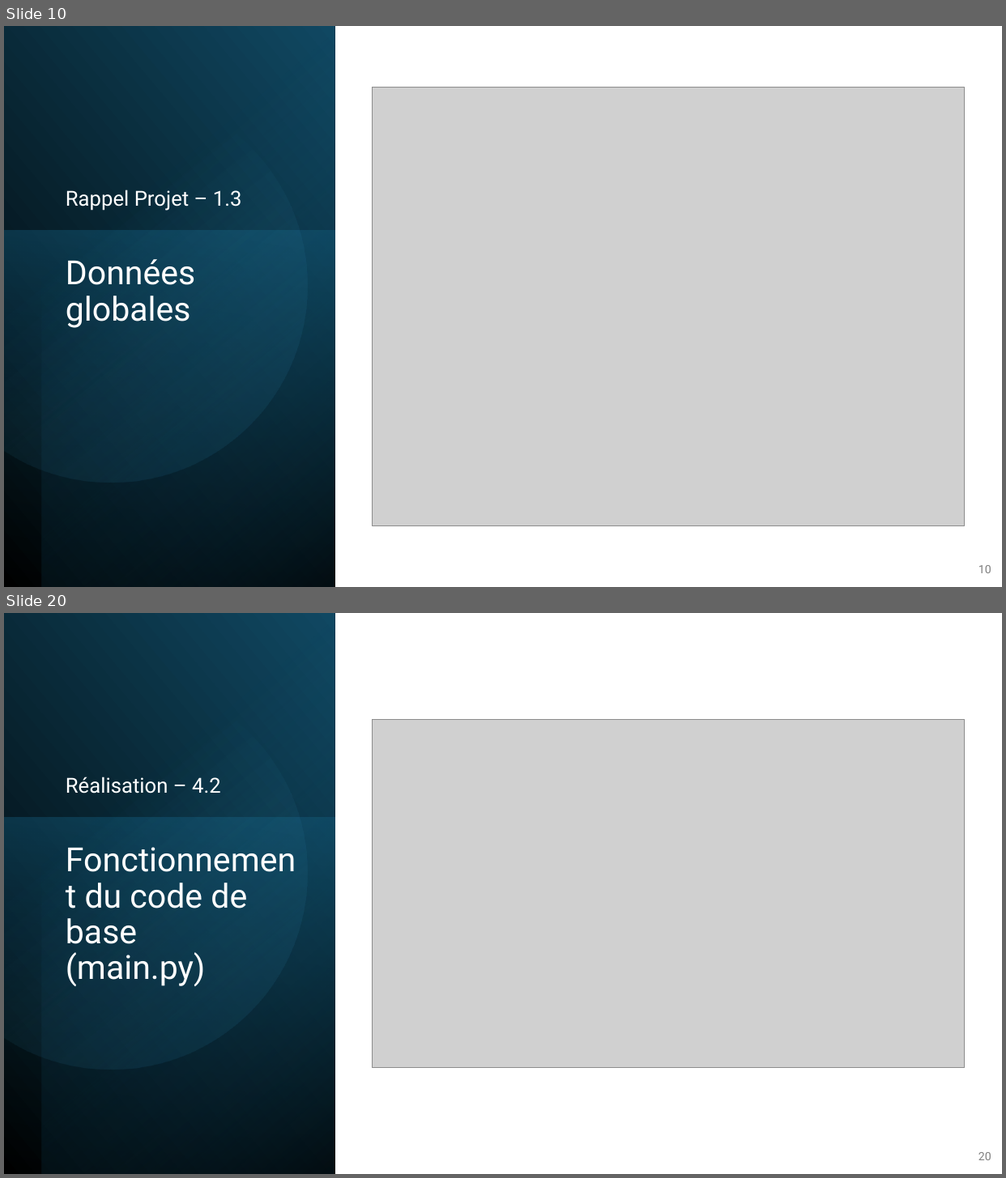
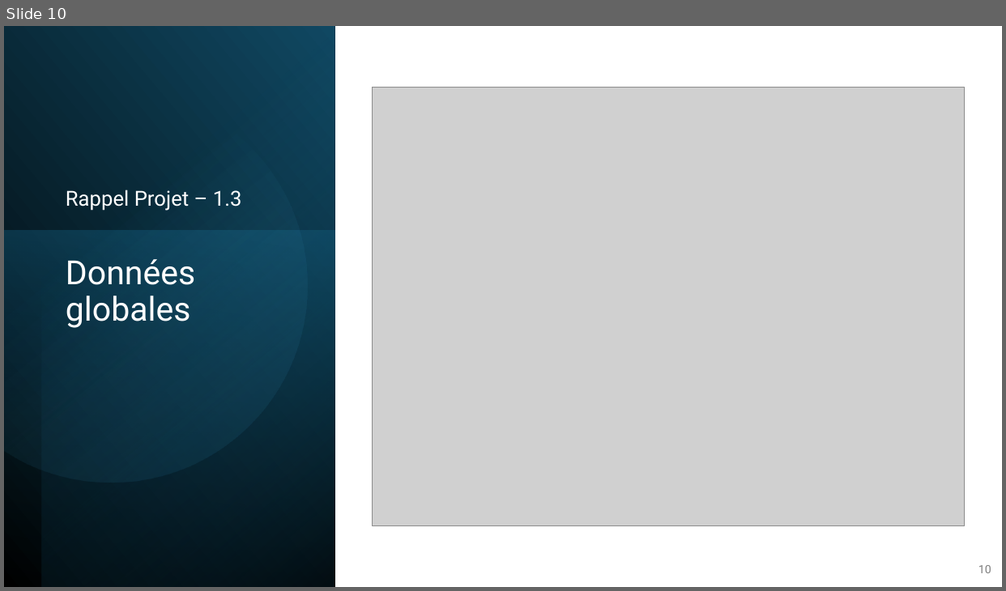
Before and after one commit to RobinMartineau/Acc-s-campus-, a slide deck: BDD/Présentation/BDD.pptx. Shown one above the other, each under a label of ours: slides 10 and 20 before the commit, slide 10 after it; the slides between them are not shown. The pictures are 1006x1178 and 1006x591 pixels, drawn with LibreOffice and Linux fonts; fonts in the diff are those of the drawing; grey boxes stand for pictures. Boxes give left, top, right and bottom in pixels: in the first picture for what was removed or moved away, otherwise in the second. Text is boxed around its words. In the diff, an @@ line names an element or a change of style, - is before the commit and + after.

```diff
--- a/BDD/Présentation/BDD.pptx
+++ b/BDD/Présentation/BDD.pptx
@@ slide 20 removed at box(4, 613, 1002, 1174), background #FFFFFF @@
@@ rectangle removed at box(4, 613, 335, 1174) @@
@@ rectangle removed at box(41, 613, 335, 1174) @@
@@ freeform shape removed at box(4, 652, 343, 1105) @@
@@ picture removed at box(373, 719, 964, 1068) @@
@@ text removed at box(66, 777, 221, 794) @@
-Réalisation – 4.2
@@ rectangle removed at box(4, 818, 335, 1174) @@
@@ title removed at box(66, 883, 247, 986) @@
-Fonctionnement du code de base
-(main.py)
@@ page number removed at box(978, 1152, 991, 1161) @@
-20
```
Also in this commit, not shown: 2 slides changed, 12 slides added, 22 other slides removed.
